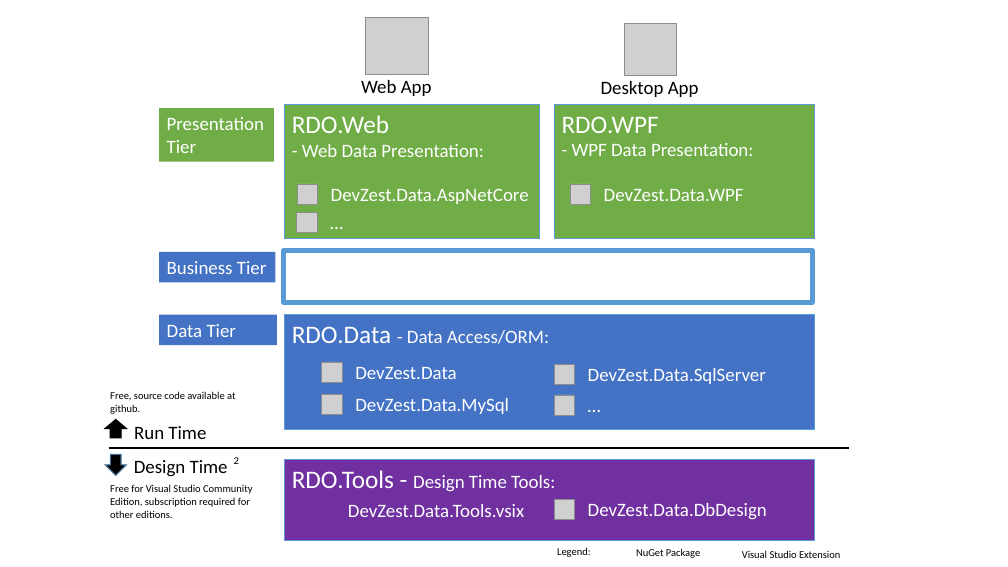
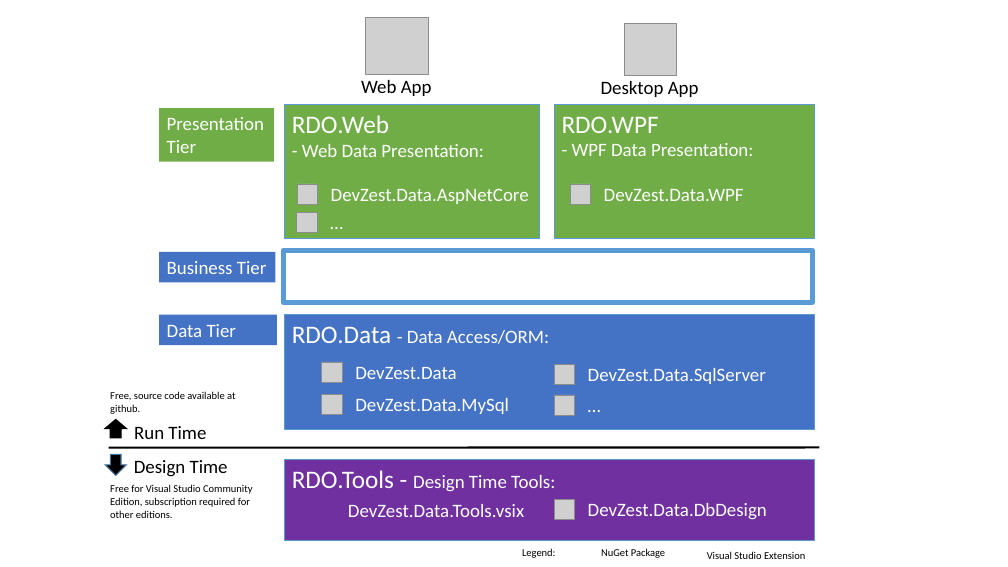
Before and after one commit to DevZest/RDO.Net, a slide deck: slide 1 of docs_src/primitives/RdoNetOverview.pptx. Drawn at 1008x567 pixels with LibreOffice and Linux fonts; fonts in the diff are those of the drawing; grey boxes stand for pictures; background and template pictures are left out. Boxes give left, top, right and bottom in pixels: in the first picture for what was removed or moved away, otherwise in the second. Text is boxed around its words. In the diff, an @@ line names an element or a change of style, - is before the commit and + after.

```diff
--- a/docs_src/primitives/RdoNetOverview.pptx
+++ b/docs_src/primitives/RdoNetOverview.pptx
@@ line moved from (109, 448) - (849, 448) to (109, 448) - (820, 448) @@
@@ text removed at [234, 457, 239, 464] @@
-2
@@ 3 texts: place and size @@
-3 texts at [557, 547, 840, 558]
+3 texts at [522, 548, 805, 559]
```
Also in this commit, not shown: 1 other file.
